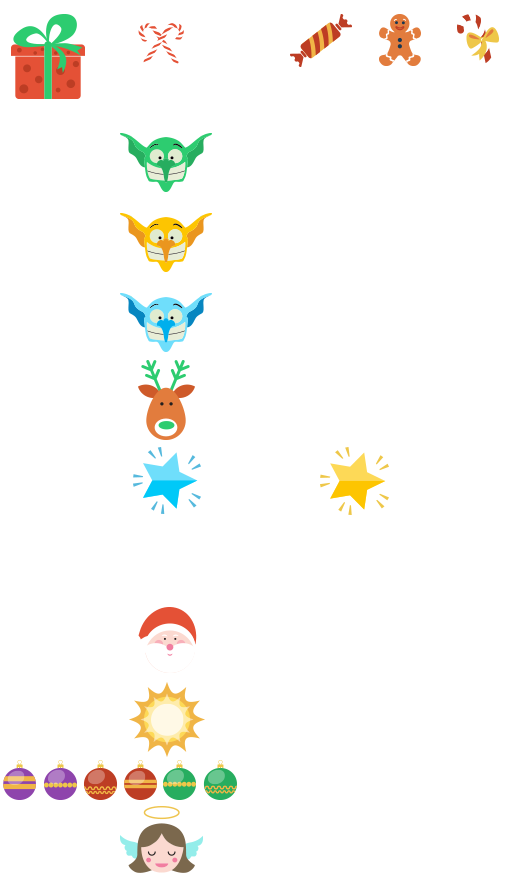
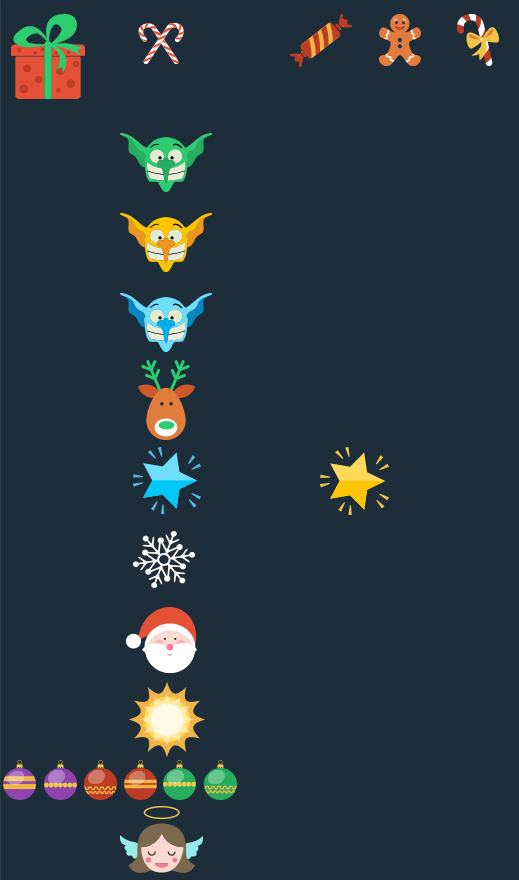
Comparing the layer stacks of the two 519px x 880px images. Changes:
showed "Слой 1" over [0, 0, 519, 880]
